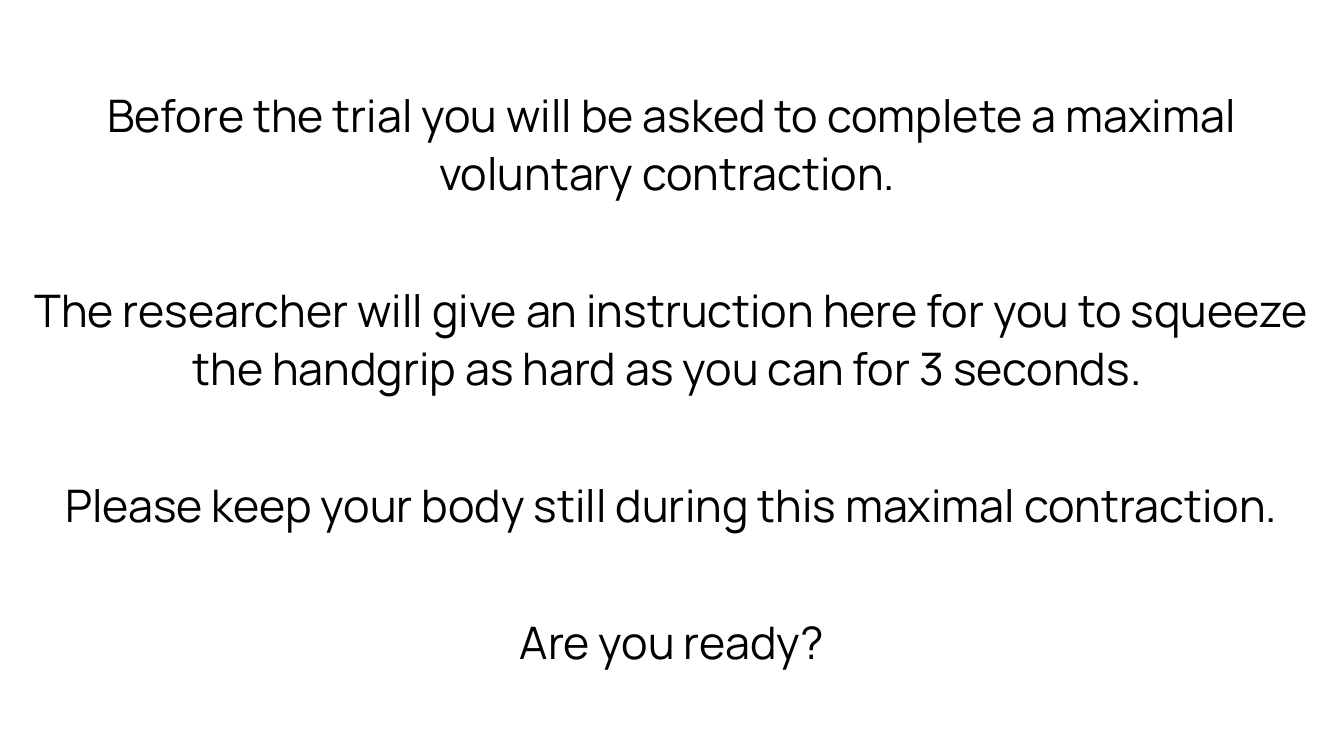
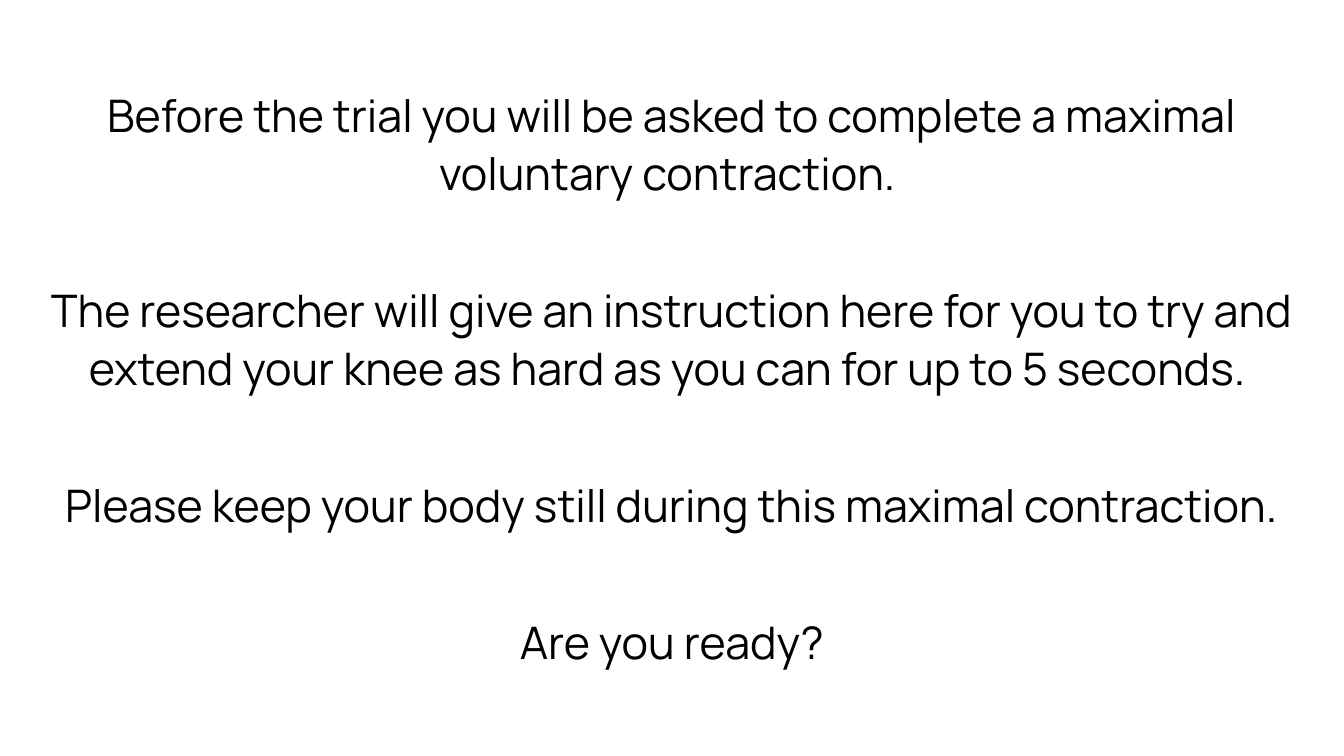
Before and after one commit to LabBench-Society/Protocols.Beta, a slide deck: slide 3 of docs/painEffort/Images.pptx. Drawn at 1344x756 pixels with LibreOffice and Linux fonts; fonts in the diff are those of the drawing. Boxes give left, top, right and bottom in pixels: in the first picture for what was removed or moved away, otherwise in the second. Text is boxed around its words. In the diff, an @@ line names an element or a change of style, - is before the commit and + after.

```diff
--- a/docs/painEffort/Images.pptx
+++ b/docs/painEffort/Images.pptx
@@ text at (51, 294, 1292, 396): text changed @@
-The researcher will give an instruction here for you to squeeze the handgrip as hard as you can for 3 seconds.
+The researcher will give an instruction here for you to try and extend your knee as hard as you can for up to 5 seconds.
```
Also in this commit, not shown: 9 other slides changed, 19 other files.
